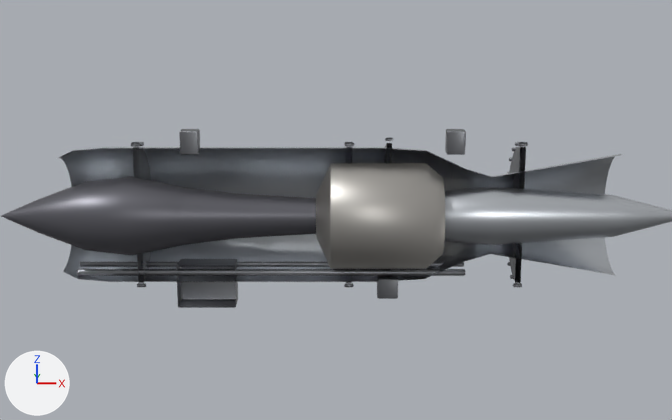
Renders of the Blender file blender/jet_engine_ramjet.blend from each side of a commit.
Both versions are drawn from the file's camera 'Camera'. The lights are fixed; the arrows at lower left show +X, +Y and +Z. The first picture is the older version.

The older version as bpy lines, for what is in view:
```python
ob_engine_detail = bpy.data.objects.new('Engine_Detail', me_engine_detail)
ob_engine_detail.location = (0.0, 0.0, 0.0)
ob_rj_cowl = bpy.data.objects.new('RJ_Cowl', me_rj_cowl)
ob_rj_cowl.location = (0.0, 0.0, 0.0)
ob_rj_linerouter = bpy.data.objects.new('RJ_LinerOuter', me_rj_linerouter)
ob_rj_linerouter.location = (0.0, 0.0, 0.0)
# also in view: 'RJ_CentreBody' at (1.83, 0.0, 0.0); 'RJ_TailCone' at (3.7, 0.0, 0.0); 'RJ_Spike' at (0.25, 0.0, 0.0)
```
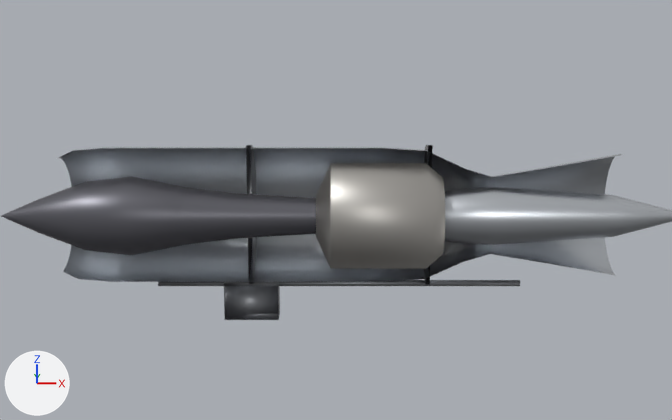
Patch to the scene script:
```diff
--- a/blender/jet_engine_ramjet.blend.py
+++ b/blender/jet_engine_ramjet.blend.py
@@ me_engine_detail @@
 # used by ob_engine_detail; location = (0.0, 0.0, 0.0)
-me_engine_detail.from_pydata(...)  # 1896 vertices, 1047 faces; spans x 0.1..3.54, y 0.0..0.59, z -0.73..0.65
+me_engine_detail.from_pydata(...)  # 108 vertices, 59 faces; spans x 0.72..3.53, y 0.0..0.54, z -0.83..0.54
+# me_engine_detail part 1: the loose piece of 8 vertices spanning x 0.88..1.33, y 0.0..0.2, z -0.73..-0.39 is scaled about its middle by (0.933, 0.9, 0.882), then moved by (0.35, -0.01, -0.12)
+# me_engine_detail part 2: a new loose piece, a 24-sided cylinder along x spanning x 0.722..3.528, y 0.036..0.084, z -0.574..-0.526, in mat_m_detail (grey #8e9095)
+# me_engine_detail part 3: a new loose piece of 26 vertices spanning x 1.43..1.46, y 0.0..0.54, z -0.54..0.54, in mat_m_detail (grey #8e9095)
+# me_engine_detail part 4: a new loose piece of 26 vertices spanning x 2.79..2.82, y 0.0..0.54, z -0.54..0.54, in mat_m_detail (grey #8e9095)
+# me_engine_detail part 5: 54 loose pieces with 1848 vertices, spanning x 0.1..3.54, y 0.0..0.59, z -0.66..0.65, are deleted
+# me_engine_detail part 6
+# 40 vertices are removed from x 0.1..3.1, y 0.12..0.16, z -0.44..-0.4
+# 22 faces are deleted
 me_engine_detail.materials.append(mat_m_detail)
@@ ob_engine_detail @@
 ob_engine_detail.location = (0.0, 0.0, 0.0)
-_m = ob_engine_detail.modifiers.new('WN', 'WEIGHTED_NORMAL')
-_m.keep_sharp = True
-_m = ob_engine_detail.modifiers.new('Bevel', 'BEVEL')
-_m.width = 0.0103
-_m.width_pct = 0.0103
-_m.segments = 2
-_m.angle_limit = 0.698
-_m.harden_normals = True
```

Changed parts and their boxes (x1, y1, x2, y2) in the pictures (672 x 420 px; the box of a moved part takes in the faces that stretch with it):
'Engine_Detail', reshaped, modifiers changed (20% narrower): before (77, 129, 528, 308); after (158, 145, 520, 320)
part 1 of me_engine_detail, moved or reshaped: before (176, 259, 238, 308); after (224, 282, 280, 320)
part 2 of me_engine_detail, added: after (158, 280, 520, 286)
part 3 of me_engine_detail, added: after (246, 145, 257, 284)
part 4 of me_engine_detail, added: after (424, 145, 433, 284)
part 5 of me_engine_detail, deleted: before (77, 129, 528, 299)
part 6 of me_engine_detail, deleted: before (80, 262, 464, 267)
